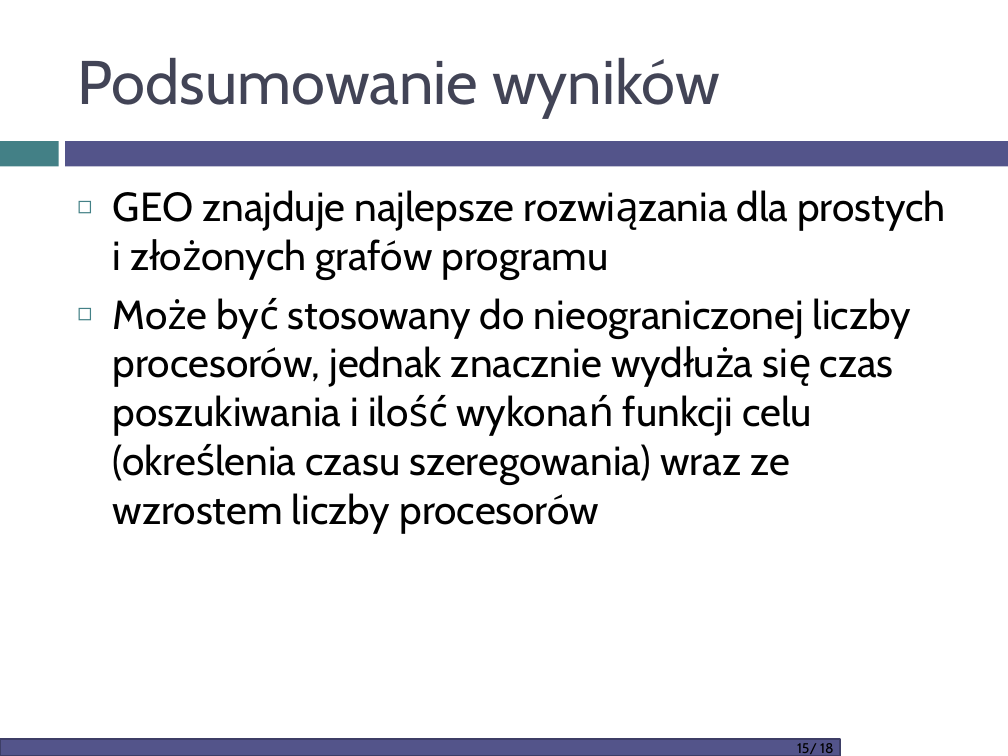
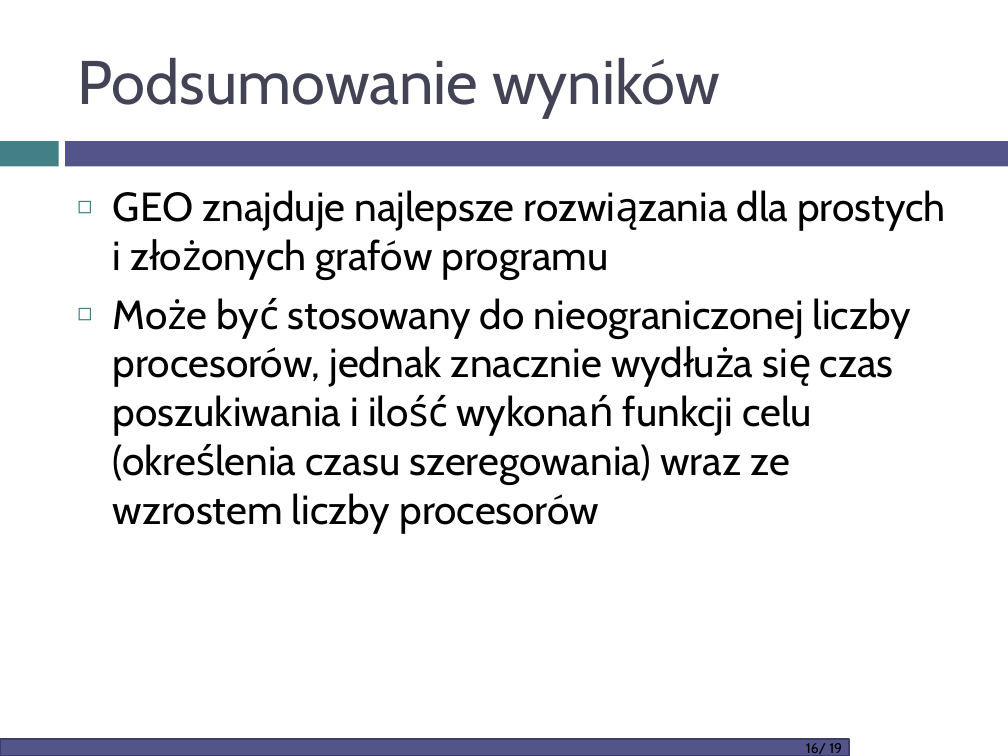
Before and after one commit to kaczuss/geo-scheduling, a slide deck: slide 16 of tekst/prezentacja.pptm (slide 15 before the commit). Drawn at 1008x756 pixels with LibreOffice and Linux fonts; fonts in the diff are those of the drawing; background and template pictures are left out. Boxes give left, top, right and bottom in pixels: in the first picture for what was removed or moved away, otherwise in the second. Text is boxed around its words. In the diff, an @@ line names an element or a change of style, - is before the commit and + after.

```diff
--- a/tekst/prezentacja.pptm
+++ b/tekst/prezentacja.pptm
@@ rectangle: place and size @@
-rectangle at bbox=[0, 739, 840, 756]
+rectangle at bbox=[0, 739, 849, 756]
@@ text removed at bbox=[797, 743, 833, 754] @@
-15/ 18
@@ text added at bbox=[806, 743, 842, 754], 10 pt, text #000000 @@
+16/ 19
```
Also in this commit, not shown: 16 other slides changed, 1 slide added, 1 other file.
